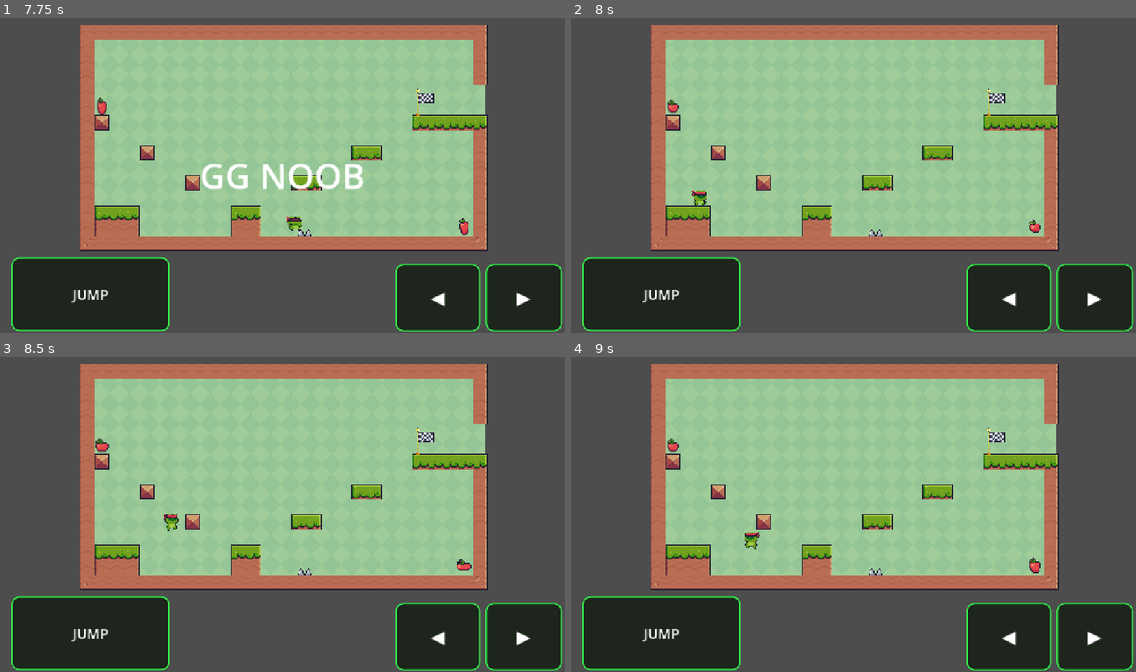
Above: before the commit, frames 1-4 (two rows, left to right).
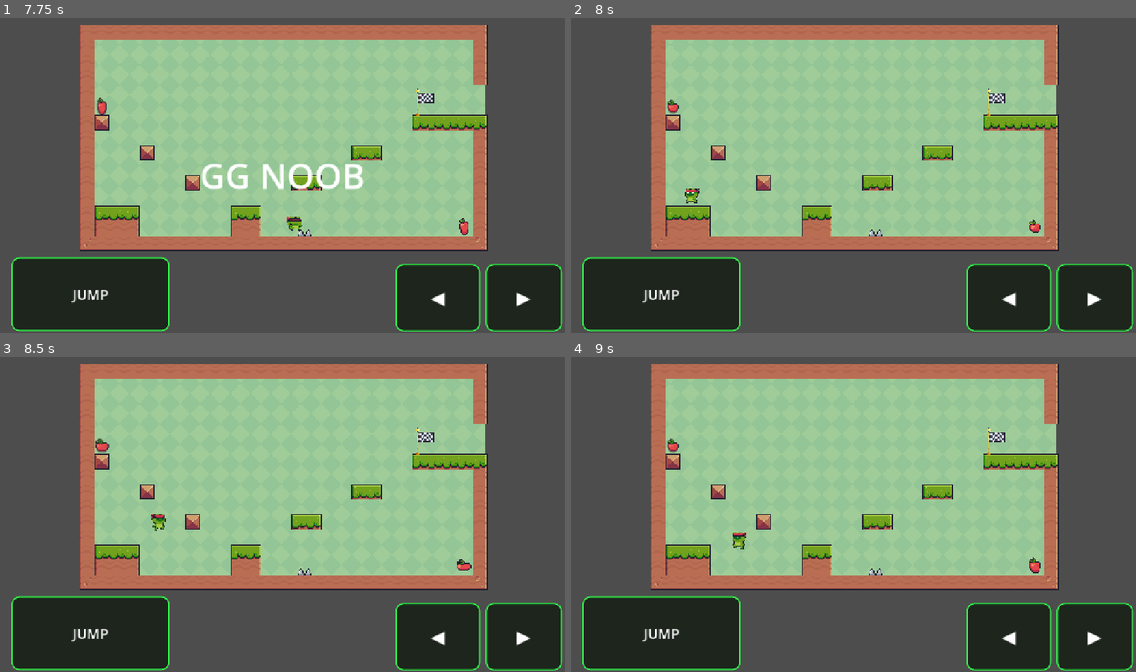
Above: after the commit, the same moments.

Repository: jakefnrr/RageCore
Game: Godot game, scene res://scenes/main_menu.tscn
The game is run twice, just before and just after one commit, with the same random seed, the same clock (stepped at 60 frames per second) and the same inputs. Sound files missing from this copy of the repository are replaced by a short silence.
Inputs (mouse positions are in pixels of both pictures, inside the frame that each line leads up to):
- Up to frame 1 (7.75 s): click "PLAY" at 0.5 s; click "JUMP" at 1.25 s; click "◀" at 2 s; click "▶" at 2.75 s; tap Enter (ui_accept) at 3.5 s; move the mouse to (406, 159) at 3.52 s; hold D (right) 3.53-5.03 s; tap W (jump) at 3.6, 3.77, 4.07, 4.35, 4.52, 4.82, 5.1, 5.85, 6.02, 6.32, 6.6, 6.77, 7.07, 7.35, 7.52 s; click (406, 159) at 3.67 s; move the mouse to (169, 191) at 4.27 s; move the mouse to (339, 106) at 5.02 s; hold A (left) 5.03-5.78 s; move the mouse to (254, 238) at 5.77 s; hold D (right) 5.78-7.28 s; click (254, 238) at 5.92 s; move the mouse to (452, 222) at 6.52 s; move the mouse to (113, 128) at 7.27 s; hold A (left) from 7.28 s (still down)
- Up to frame 2 (8 s): keep holding A (left); tap W (jump) at 7.82 s
- Up to frame 3 (8.5 s): move the mouse to (310, 514) at 8.02 s; release A (left) at 8.03 s; hold D (right) from 8.03 s (still down); tap W (jump) at 8.1 s; click (310, 514) at 8.17 s
- Up to frame 4 (9 s): move the mouse to (768, 435) at 8.77 s; release D (right) at 8.78 s; hold A (left) from 8.78 s (still down); tap W (jump) at 8.85 s

Frame 1 is identical in both runs. In frame 2, 0.2% of the frame differs, in the area x 20-24%, y 54-60%; in frame 3, 0.2%; in frame 4, 0.2%, in the area x 28-34%, y 55-62%.

Commit message:
update

Diff:
--- a/scripts/player.gd
+++ b/scripts/player.gd
@@ -17,6 +17,8 @@
 var is_dead = false
 var flashing = false
 var mobile_controls_created := false
+var mobile_buttons: Dictionary = {}
+var held_touch_actions: Dictionary = {}
 
 
 func _ready() -> void:
@@ -31,6 +33,8 @@
 		create_mobile_controls()
 
 	release_move_actions()
+	restore_held_keyboard_actions()
+	call_deferred("restore_held_touch_actions")
 
 
 func _exit_tree() -> void:
@@ -45,8 +49,46 @@
 
 
 func _input(event: InputEvent) -> void:
-	if not mobile_controls_created and event is InputEventScreenTouch:
-		create_mobile_controls()
+	if not event is InputEventScreenTouch:
+		return
+
+	if event.pressed:
+		if not mobile_controls_created:
+			create_mobile_controls()
+
+		for action_name in mobile_buttons:
+			var button: Button = mobile_buttons[action_name]
+			if button.get_global_rect().has_point(event.position):
+				held_touch_actions[event.index] = action_name
+				Input.action_press(action_name)
+				break
+	else:
+		var action_name: String = held_touch_actions.get(event.index, "")
+		if action_name != "":
+			Input.action_release(action_name)
+			held_touch_actions.erase(event.index)
+
+
+func restore_held_keyboard_actions() -> void:
+	for action_name in ["left", "right", "jump"]:
+		for event in InputMap.action_get_events(action_name):
+			if event is InputEventKey:
+				var code: int = event.physical_keycode if event.physical_keycode != 0 else event.keycode
+				if code != 0 and Input.is_key_pressed(code):
+					Input.action_press(action_name)
+					break
+
+
+func restore_held_touch_actions() -> void:
+	for index in ProgressManager.held_touch_positions:
+		var position: Vector2 = ProgressManager.held_touch_positions[index]
+
+		for action_name in mobile_buttons:
+			var button: Button = mobile_buttons[action_name]
+			if button.get_global_rect().has_point(position):
+				held_touch_actions[index] = action_name
+				Input.action_press(action_name)
+				break
 
 
 func create_mobile_controls() -> void:
@@ -54,6 +96,7 @@
 		return
 
 	mobile_controls_created = true
+	mobile_buttons.clear()
 
 	var mobile_layer := CanvasLayer.new()
 	mobile_layer.name = "MobileControls"
@@ -77,7 +120,7 @@
 	mobile_layer.add_child(controls)
 
 	# JUMP - BOTTOM LEFT
-	create_button(
+	mobile_buttons["jump"] = create_button(
 		controls,
 		"JUMP",
 		"jump",
@@ -86,7 +129,7 @@
 	)
 
 	# LEFT - BOTTOM RIGHT
-	create_button(
+	mobile_buttons["left"] = create_button(
 		controls,
 		"◀",
 		"left",
@@ -95,7 +138,7 @@
 	)
 
 	# RIGHT - BOTTOM RIGHT
-	create_button(
+	mobile_buttons["right"] = create_button(
 		controls,
 		"▶",
 		"right",
@@ -113,7 +156,7 @@
 	right: float,
 	bottom: float,
 	font_size: int = 30
-) -> void:
+) -> Button:
 	var button := Button.new()
 	button.text = button_text
 
@@ -152,6 +195,7 @@
 	)
 
 	parent.add_child(button)
+	return button
 
 
 func _physics_process(delta: float) -> void:
--- a/scripts/progress.gd
+++ b/scripts/progress.gd
@@ -5,10 +5,19 @@
 
 var highest_unlocked_level: int = 1
 var collected_apples: Array[int] = []
+var held_touch_positions: Dictionary = {}
 
 
 func _ready() -> void:
 	load_progress()
+
+
+func _input(event: InputEvent) -> void:
+	if event is InputEventScreenTouch:
+		if event.pressed:
+			held_touch_positions[event.index] = event.position
+		else:
+			held_touch_positions.erase(event.index)
 
 
 func load_progress() -> void:
Not shown, changed: index.pck
